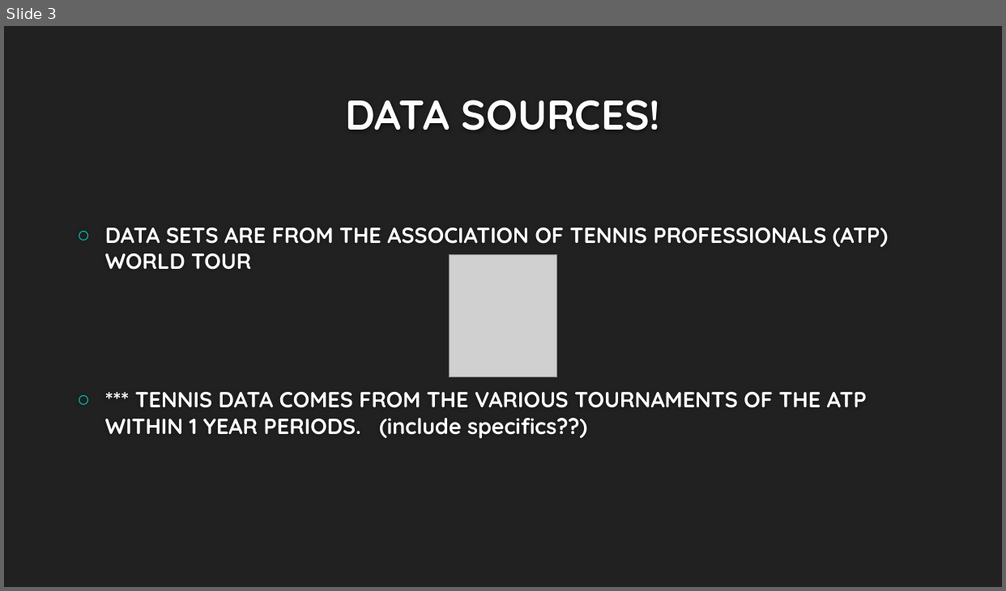
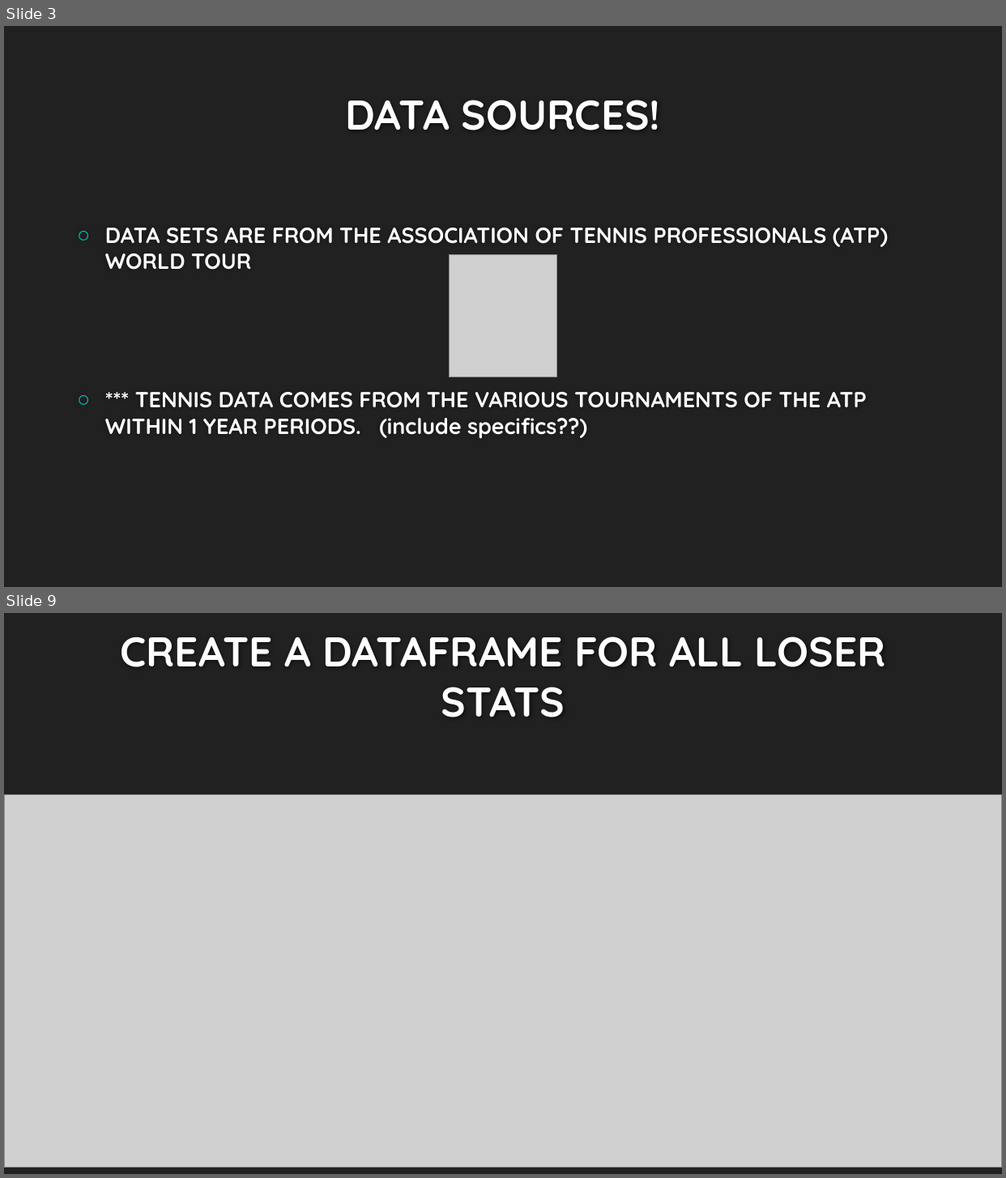
Before and after one commit to APK500/project-three, a slide deck: UNABLE LARKS! – PREDICTING TENNIS.pptx. Shown one above the other, each under a label of ours: slide 3 before the commit, slides 3 and 9 after it; the slides between them are not shown. The pictures are 1006x591 and 1006x1178 pixels, drawn with LibreOffice and Linux fonts; fonts in the diff are those of the drawing; grey boxes stand for pictures; background and template pictures are left out. Boxes give left, top, right and bottom in pixels: in the first picture for what was removed or moved away, otherwise in the second. Text is boxed around its words. In the diff, an @@ line names an element or a change of style, - is before the commit and + after.

```diff
--- a/UNABLE LARKS! – PREDICTING TENNIS.pptx
+++ b/UNABLE LARKS! – PREDICTING TENNIS.pptx
@@ slide 9 added at [4, 613, 1002, 1174], background #212121 @@
@@ title added at [120, 636, 885, 717], 40 pt, text #FEFEFE, bold @@
+CREATE A DATAFRAME FOR ALL LOSER STATS
@@ picture added at [4, 795, 1002, 1168] @@
```
Also in this commit, not shown: 1 slide changed, 9 other slides added, 8 other files.
